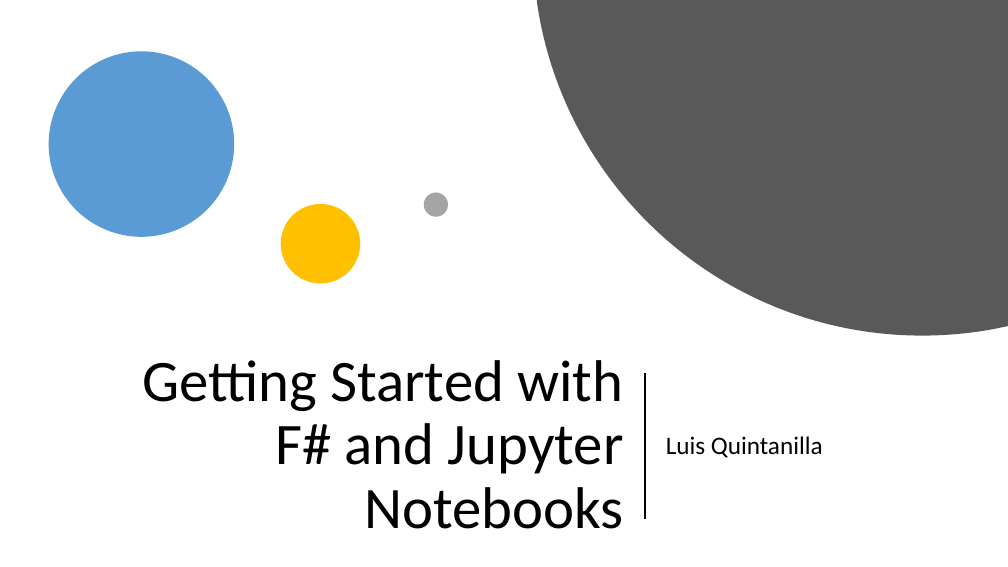
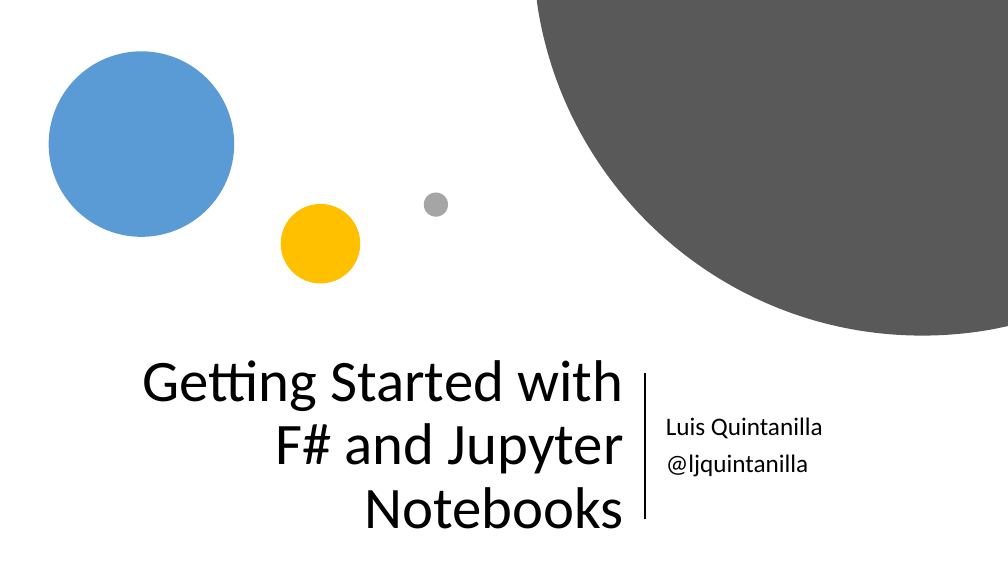
Before and after one commit to lqdev/Presentations, a slide deck: slide 1 of SouthernFriedFSharp2019/slides/GettingStartedFsJupyterNotebooks.pptx. Drawn at 1008x567 pixels with LibreOffice and Linux fonts; fonts in the diff are those of the drawing. Boxes give left, top, right and bottom in pixels: in the first picture for what was removed or moved away, otherwise in the second. Text is boxed around its words. In the diff, an @@ line names an element or a change of style, - is before the commit and + after.

```diff
--- a/SouthernFriedFSharp2019/slides/GettingStartedFsJupyterNotebooks.pptx
+++ b/SouthernFriedFSharp2019/slides/GettingStartedFsJupyterNotebooks.pptx
@@ subtitle at (666,454,808,477): paragraph added @@
+@ljquintanilla
```
Also in this commit, not shown: 5 other slides changed, 3 slides added, 27 other files.
